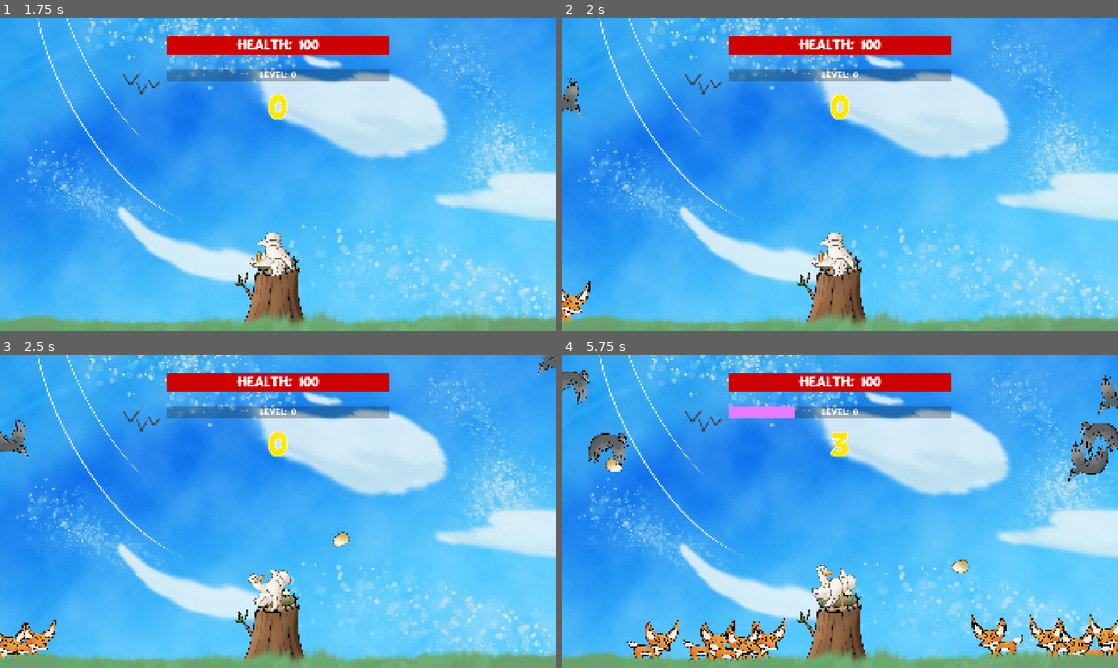
Above: before the commit, frames 1-4 (two rows, left to right).
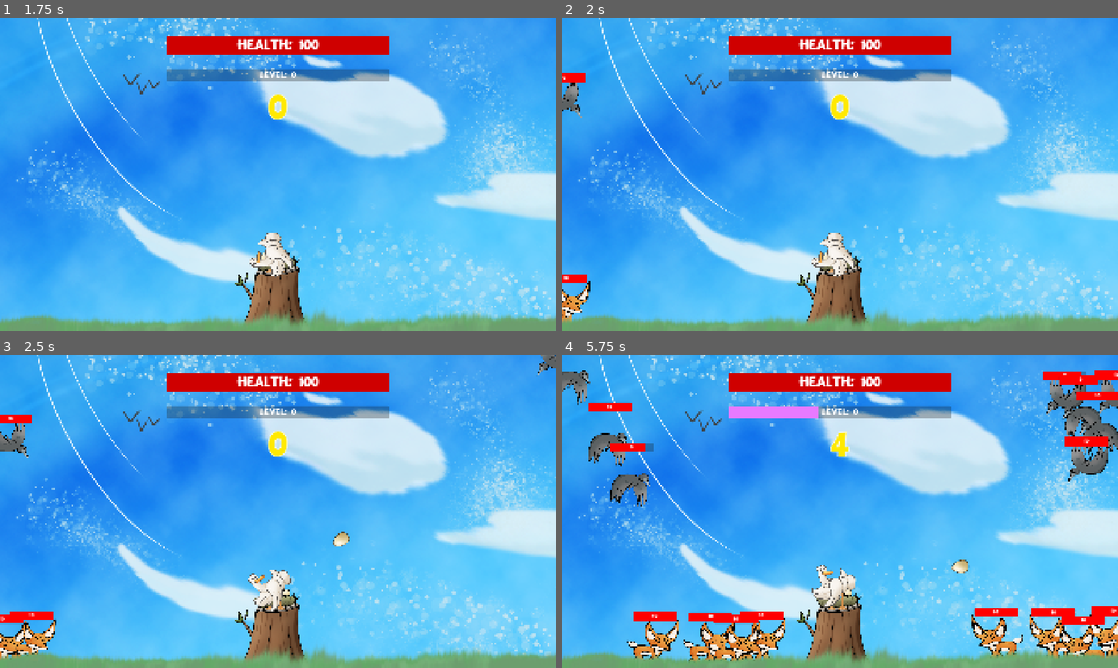
Above: after the commit, the same moments.

Repository: ms5051-hash/HacksComs26
Game: Godot game, scene res://Scenes/mainScene.tscn
The game is run twice, just before and just after one commit, with the same random seed, the same clock (stepped at 60 frames per second) and the same inputs. The engine's default icon, where the game draws it, is replaced by a stand-in: a white triangle on a blue panel in a dark square.
Inputs (mouse positions are in pixels of both pictures, inside the frame that each line leads up to):
- Up to frame 1 (1.75 s): click "Play" at 0.5 s; click "Play" at 1.25 s
- Up to frame 2 (2 s): no input
- Up to frame 3 (2.5 s): move the mouse to (400, 495) at 2.02 s; click (400, 495) at 2.1 s
- Up to frame 4 (5.75 s): move the mouse to (728, 527) at 2.77 s; click (728, 527) at 2.85 s; move the mouse to (895, 442) at 3.52 s; click (895, 442) at 3.6 s; move the mouse to (812, 574) at 4.27 s; click (812, 574) at 4.35 s; move the mouse to (1006, 558) at 5.02 s; click (1006, 558) at 5.1 s

Frame 1 is identical in both runs. In frame 2, 0.3% of the frame differs, in the area x 0-5%, y 17-85%; in frame 3, 0.4%; in frame 4, 4.6%, in the area x 4-100%, y 4-87%.

Commit message:
Added Hp to Enemies

Diff:
--- a/duck-game-2026/Scenes/enemy.tscn
+++ b/duck-game-2026/Scenes/enemy.tscn
@@ -4,6 +4,7 @@
 [ext_resource type="Texture2D" uid="uid://daco6eemw7878" path="res://Assets/Fox1.png" id="2_66wql"]
 [ext_resource type="Texture2D" uid="uid://dy26a7ecmw4su" path="res://Assets/Fox2.png" id="3_bc6eb"]
 [ext_resource type="Texture2D" uid="uid://dh4b3dlt0rmbr" path="res://Assets/Fox3.png" id="4_gdhrw"]
+[ext_resource type="FontFile" uid="uid://dcqadqtoqq4qe" path="res://Fonts/BD_Cartoon_Shout.ttf" id="5_0830c"]
 
 [sub_resource type="SpriteFrames" id="SpriteFrames_yfxxt"]
 animations = [{
@@ -25,6 +26,9 @@
 [sub_resource type="RectangleShape2D" id="RectangleShape2D_7si6p"]
 size = Vector2(144, 136)
 
+[sub_resource type="StyleBoxFlat" id="StyleBoxFlat_0830c"]
+bg_color = Color(0.99931496, 2.8397144e-06, 7.70092e-07, 1)
+
 [node name="enemyArea2D" type="Area2D" unique_id=638344407]
 script = ExtResource("1_jb3vm")
 
@@ -37,3 +41,25 @@
 [node name="CollisionShape2D" type="CollisionShape2D" parent="." unique_id=546232621]
 position = Vector2(-2, 0)
 shape = SubResource("RectangleShape2D_7si6p")
+
+[node name="ProgressBar" type="ProgressBar" parent="." unique_id=2111535783]
+anchors_preset = 5
+anchor_left = 0.5
+anchor_right = 0.5
+offset_left = -75.0
+offset_top = -115.0
+offset_right = 75.0
+offset_bottom = -85.0
+grow_horizontal = 2
+theme_override_colors/font_color = Color(0.95, 0.95, 0.95, 0)
+theme_override_styles/fill = SubResource("StyleBoxFlat_0830c")
+
+[node name="Label" type="Label" parent="ProgressBar" unique_id=1610878354]
+layout_mode = 0
+offset_left = 55.0
+offset_top = 4.0
+offset_right = 95.0
+offset_bottom = 27.0
+theme_override_fonts/font = ExtResource("5_0830c")
+text = "0"
+horizontal_alignment = 1
--- a/duck-game-2026/Scenes/hawk.tscn
+++ b/duck-game-2026/Scenes/hawk.tscn
@@ -6,6 +6,7 @@
 [ext_resource type="Texture2D" uid="uid://d3bgfwu8vop3h" path="res://Assets/Hawk2.png" id="3_akegv"]
 [ext_resource type="Texture2D" uid="uid://dy26a7ecmw4su" path="res://Assets/Fox2.png" id="3_v6gr3"]
 [ext_resource type="Texture2D" uid="uid://dh4b3dlt0rmbr" path="res://Assets/Fox3.png" id="4_jknxg"]
+[ext_resource type="FontFile" uid="uid://dcqadqtoqq4qe" path="res://Fonts/BD_Cartoon_Shout.ttf" id="7_jknxg"]
 
 [sub_resource type="SpriteFrames" id="SpriteFrames_yfxxt"]
 animations = [{
@@ -38,6 +39,9 @@
 [sub_resource type="RectangleShape2D" id="RectangleShape2D_7si6p"]
 size = Vector2(144, 136)
 
+[sub_resource type="StyleBoxFlat" id="StyleBoxFlat_gsc0k"]
+bg_color = Color(0.99931496, 2.8397144e-06, 7.70092e-07, 1)
+
 [node name="enemyArea2D" type="Area2D" unique_id=638344407]
 script = ExtResource("1_v6gr3")
 
@@ -49,3 +53,25 @@
 [node name="CollisionShape2D" type="CollisionShape2D" parent="." unique_id=546232621]
 position = Vector2(-2, 0)
 shape = SubResource("RectangleShape2D_7si6p")
+
+[node name="ProgressBar" type="ProgressBar" parent="." unique_id=1897989963]
+anchors_preset = 5
+anchor_left = 0.5
+anchor_right = 0.5
+offset_left = -75.0
+offset_top = -115.0
+offset_right = 75.0
+offset_bottom = -85.0
+grow_horizontal = 2
+theme_override_colors/font_color = Color(0.95, 0.95, 0.95, 0)
+theme_override_styles/fill = SubResource("StyleBoxFlat_gsc0k")
+
+[node name="Label" type="Label" parent="ProgressBar" unique_id=1479115744]
+layout_mode = 0
+offset_left = 55.0
+offset_top = 4.0
+offset_right = 95.0
+offset_bottom = 27.0
+theme_override_fonts/font = ExtResource("7_jknxg")
+text = "0"
+horizontal_alignment = 1
--- a/duck-game-2026/Scripts/Enemy.gd
+++ b/duck-game-2026/Scripts/Enemy.gd
@@ -5,6 +5,9 @@
 var predator_type: int = Global.PredatorType.FOX
 @export var attack_cooldown: float = 1.0
 @export var time_since_attack: float = 0.0
+
+var maxHP = 10.0
+var hp = maxHP
 
 # Called when the node enters the scene tree for the first time.
 func _ready() -> void:
@@ -15,6 +18,10 @@
 
 # Called every frame. 'delta' is the elapsed time since the previous frame.
 func _process(delta: float) -> void:
+	$ProgressBar.max_value = maxHP
+	$ProgressBar.value = hp
+	$ProgressBar/Label.text = str(int(hp))
+
 	var y = position.y;
 	position+=(player.global_position-global_position).normalized()*speed*delta
 	position.y = y;
--- a/duck-game-2026/Scripts/Hawk.gd
+++ b/duck-game-2026/Scripts/Hawk.gd
@@ -5,6 +5,9 @@
 var predator_type: int = Global.PredatorType.HAWK
 @export var attack_cooldown: float = 1.0
 @export var time_since_attack: float = 0.0
+
+var maxHP = 10.0
+var hp = maxHP
 
 # Called when the node enters the scene tree for the first time.
 func _ready() -> void:
@@ -15,6 +18,10 @@
 
 # Called every frame. 'delta' is the elapsed time since the previous frame.
 func _process(delta: float) -> void:
+	$ProgressBar.max_value = maxHP
+	$ProgressBar.value = hp
+	$ProgressBar/Label.text = str(int(hp))
+
 	position+=(player.global_position-global_position).normalized()*speed*delta
 
 	if(position.x < 960):
--- a/duck-game-2026/Scripts/Shooting.gd
+++ b/duck-game-2026/Scripts/Shooting.gd
@@ -24,8 +24,12 @@
 func _on_area_entered(area: Area2D) -> void:
 	#print("Hi")
 	if(area.is_in_group("enemies")):
-		area.queue_free()
+		area.hp = area.hp - 1
+
 		queue_free()
+		if(area.hp <= 0):
+			area.queue_free()
+
 		Global.score += 1
 		Global.level_xp += 1
 
